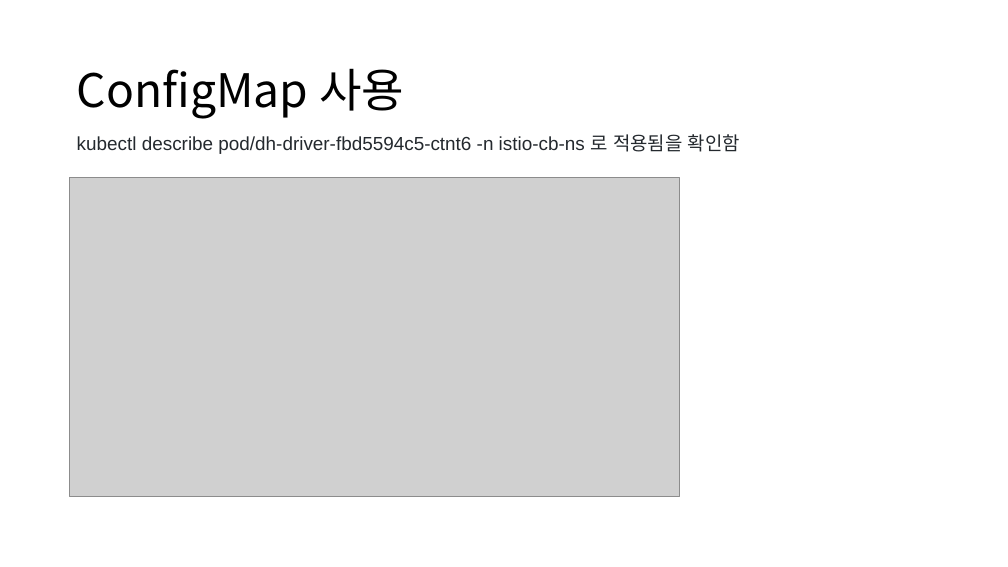
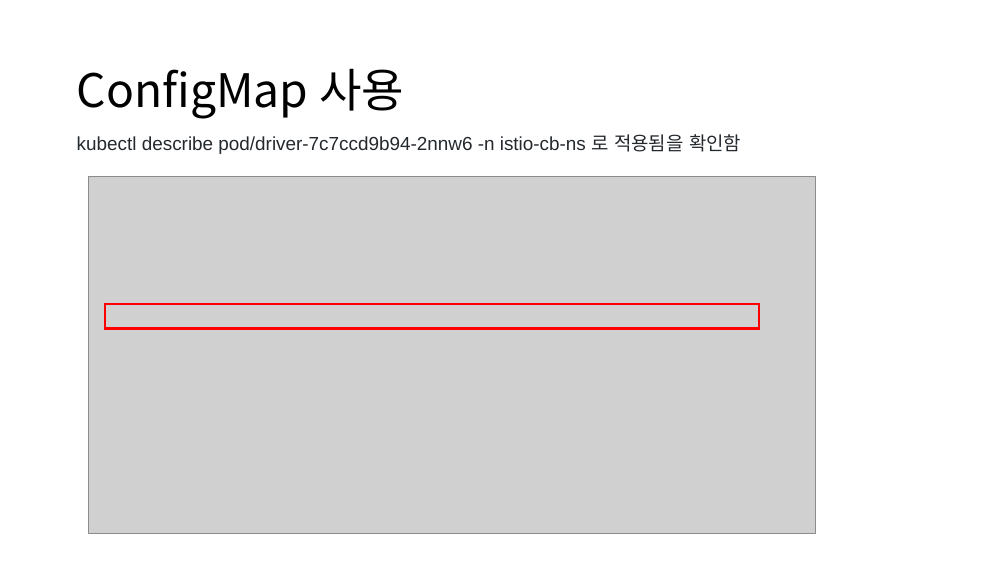
Before and after one commit to eoboon/DCNA-AWS, a slide deck: slide 42 of hTaxi_v0.2.pptx (slide 38 before the commit). Drawn at 1008x567 pixels with LibreOffice and Linux fonts; fonts in the diff are those of the drawing; grey boxes stand for pictures. Boxes give left, top, right and bottom in pixels: in the first picture for what was removed or moved away, otherwise in the second. Text is boxed around its words. In the diff, an @@ line names an element or a change of style, - is before the commit and + after.

```diff
--- a/hTaxi_v0.2.pptx
+++ b/hTaxi_v0.2.pptx
@@ text at bbox=[77, 134, 741, 154]: text changed @@
-kubectl describe pod/dh-driver-fbd5594c5-ctnt6 -n istio-cb-ns 로 적용됨을 확인함
+kubectl describe pod/driver-7c7ccd9b94-2nnw6 -n istio-cb-ns 로 적용됨을 확인함
@@ picture: place and size @@
-picture at bbox=[70, 178, 680, 497]
+picture at bbox=[88, 177, 816, 534]
@@ rectangle added at bbox=[105, 305, 758, 329], outline #FF0000 2 pt @@
```
Also in this commit, not shown: 7 other slides changed, 2 slides added, 4 slides removed, 3 other files.
